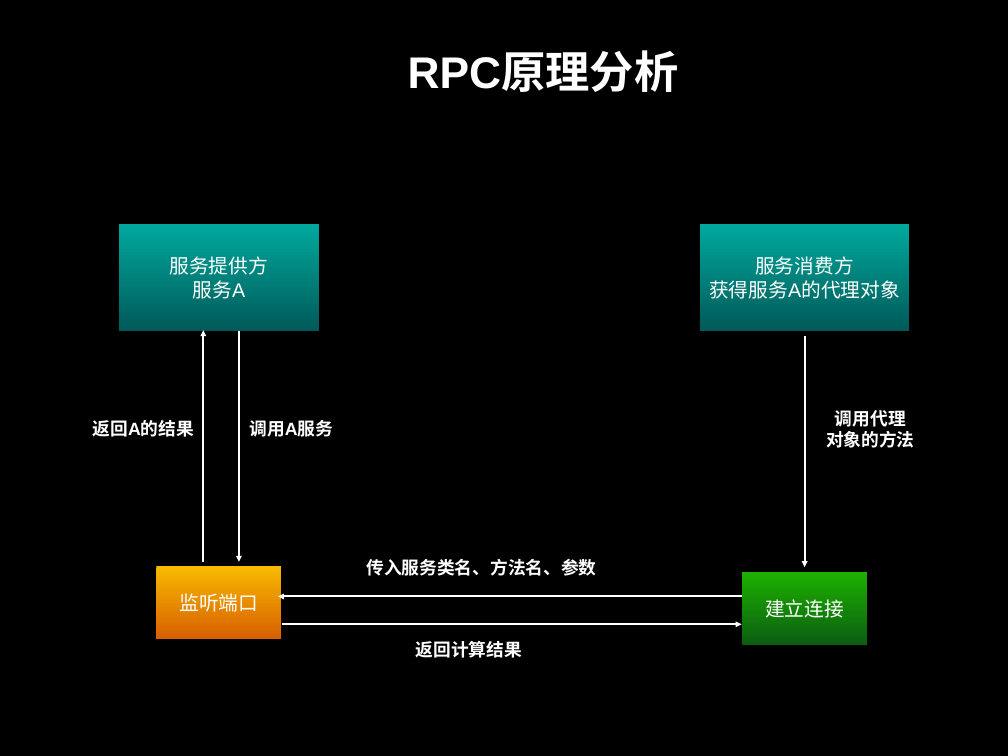
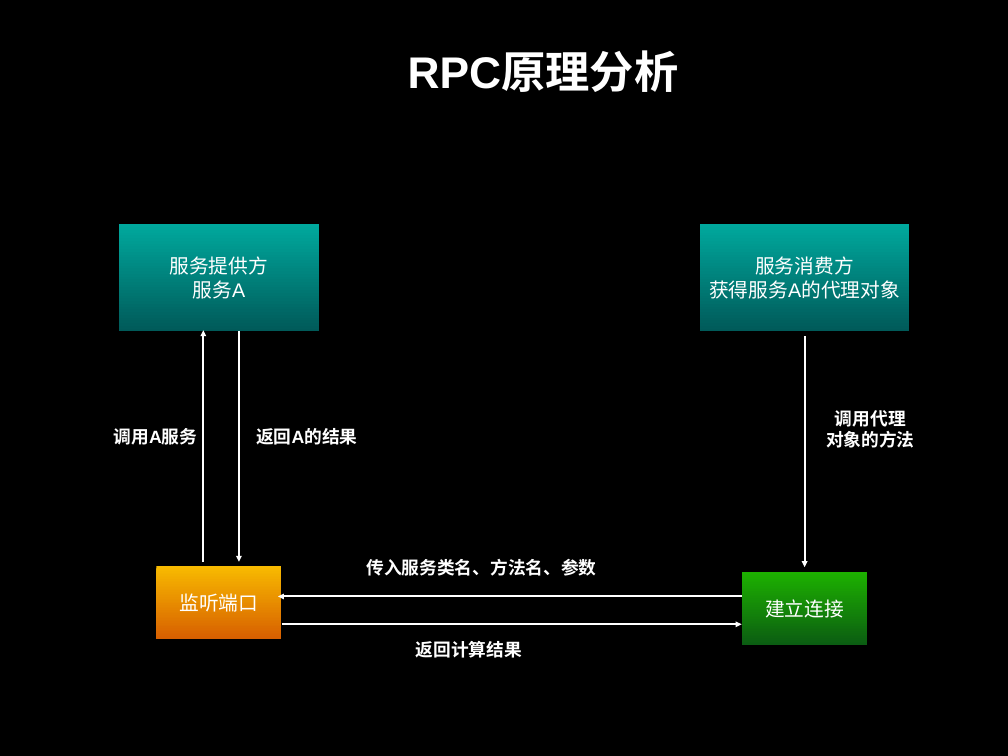
Before and after one commit to soulline/xiaolehuiserver, a slide deck: slide 20 of 斗地主系统分析设计.pptx. Drawn at 1008x756 pixels with LibreOffice and Linux fonts; fonts in the diff are those of the drawing. Boxes give left, top, right and bottom in pixels: in the first picture for what was removed or moved away, otherwise in the second. Text is boxed around its words. In the diff, an @@ line names an element or a change of style, - is before the commit and + after.

Commit message:
ppt修改

```diff
--- a/斗地主系统分析设计.pptx
+++ b/斗地主系统分析设计.pptx
@@ text "调用A服务": place and size @@
-text "调用A服务" at <box>249,420,333,437</box>
+text "调用A服务" at <box>114,428,198,445</box>
@@ text "返回A的结果": place and size @@
-text "返回A的结果" at <box>93,420,194,437</box>
+text "返回A的结果" at <box>256,428,357,445</box>
```
